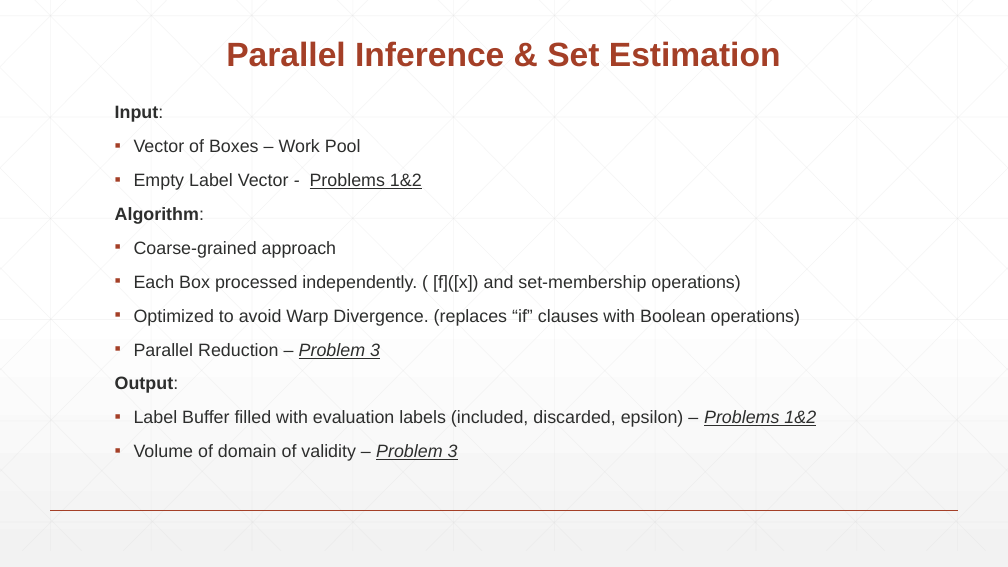
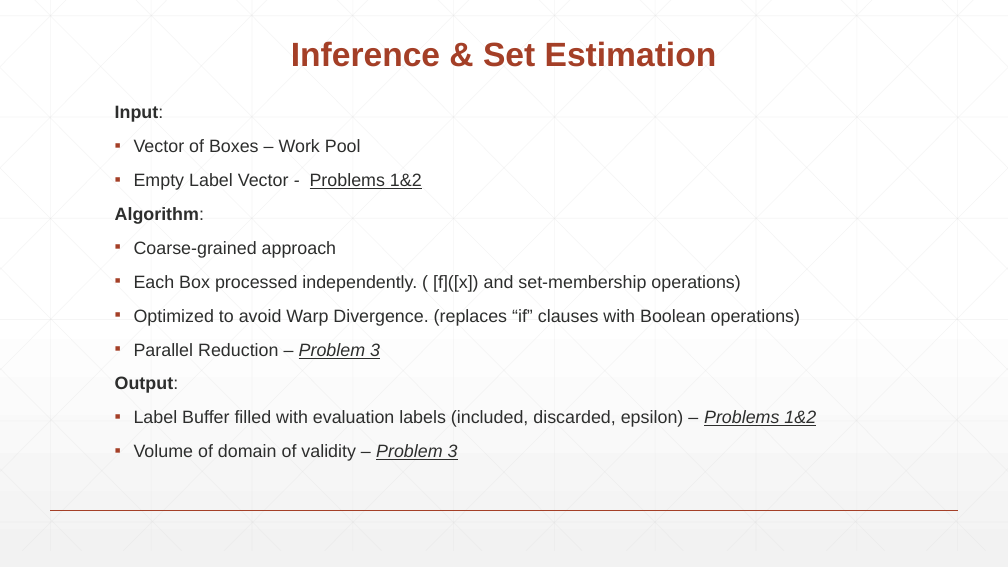
Before and after one commit to knasiotis/postgraduate_thesis, a slide deck: slide 35 of thesis/presentation.pptx (slide 36 before the commit). Drawn at 1008x567 pixels with LibreOffice and Linux fonts; fonts in the diff are those of the drawing. Boxes give left, top, right and bottom in pixels: in the first picture for what was removed or moved away, otherwise in the second. Text is boxed around its words. In the diff, an @@ line names an element or a change of style, - is before the commit and + after.

```diff
--- a/thesis/presentation.pptx
+++ b/thesis/presentation.pptx
@@ title at (291,41,717,67): text changed @@
-Parallel Inference & Set Estimation
+Inference & Set Estimation
```
Also in this commit, not shown: 27 other slides changed, 17 slides added, 11 slides removed, 1 other file.
